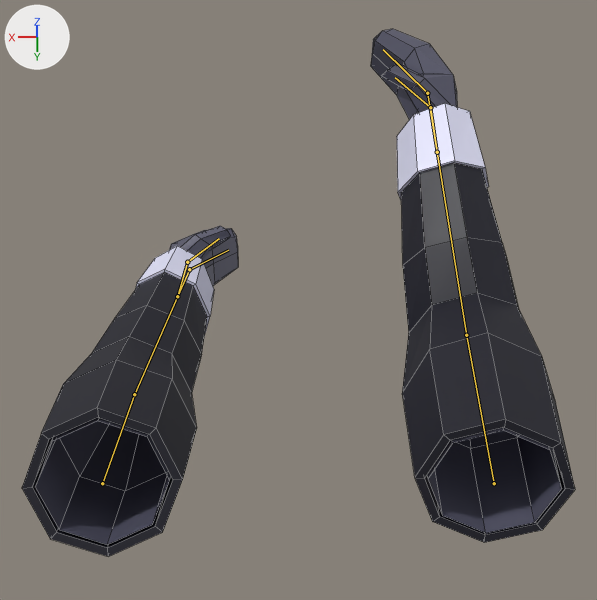
A saved change to the Blender file assets/player_arms.blend.
One viewpoint serves both versions: a 50 mm camera at (0.0, 0.386, 0.777) aimed at (0.0, -0.399, -0.196). Every picture has the same lights, and +X, +Y and +Z are marked at upper left. Both versions are drawn at frame 8 of the action 'Run-loop'; the numbers are the values there. The bones that bend it are drawn over the model as lines. Mesh edges are drawn as thin lines.

The first picture shows 'Arms', 'Sleeves'.
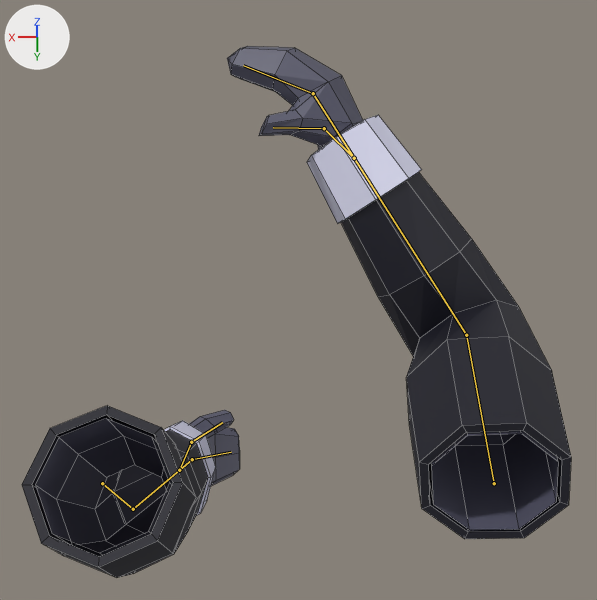
Pixel boxes [x1, y1, x2, y2] of what changed, in the pictures (597 x 600 px):
'Sleeves', posed
    before: [22, 103, 575, 557]
    after: [22, 115, 571, 578]
'Arms', posed
    before: [36, 29, 562, 545]
    after: [35, 46, 558, 556]
bone 'ShoulderL', root to tip
    before: (102, 483) to (134, 394)
    after: (102, 483) to (133, 509)
bone 'ElbowR', root to tip
    before: (466, 335) to (437, 152)
    after: (466, 335) to (354, 158)

The change, as a list of edits to the scene's bpy script:
```text
Change bone_shoulderl:
    where bone_shoulderl = bpy.data.objects['Armature'].pose.bones['ShoulderL']
    bone_shoulderl.rotation_quaternion: (0.939, 0.342, 0.004, -0.043) -> (0.818, 0.573, 0.015, -0.041)  # degrees (40, 2, -5) -> degrees (70, 4, -3)
Change bone_shoulderr:
    where bone_shoulderr = bpy.data.objects['Armature'].pose.bones['ShoulderR']
    bone_shoulderr.rotation_quaternion: (0.979, 0.199, 0.003, 0.044) -> (0.946, 0.204, -0.251, -0.009)  # degrees (23, -1, 5) -> degrees (26, -28, -8)
Change bone_elbowr:
    where bone_elbowr = bpy.data.objects['Armature'].pose.bones['ElbowR']  # child of 'ShoulderR'
    bone_elbowr.rotation_quaternion: (0.93, -0.357, 0.0, -0.087) -> (0.806, -0.587, 0.0, -0.081)  # degrees (-42, -4, -9) -> degrees (-72, -5, -8)
```
